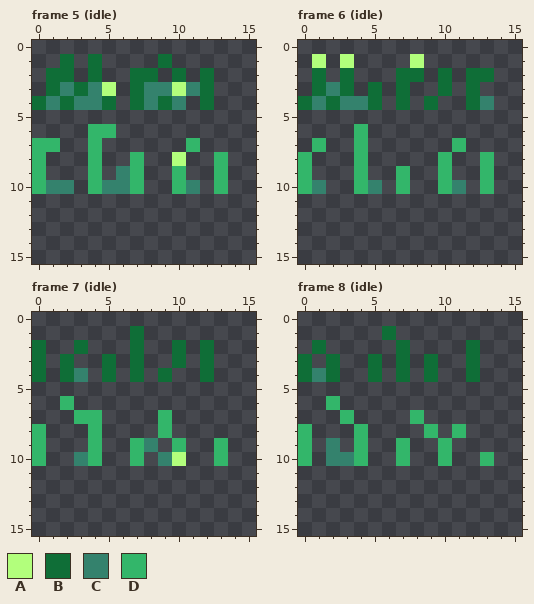
Edited in one commit: pixel-art file (dist/static/assets/aseprite/grass.aseprite). That is the earlier state.
16x16 pixels, 8 frames. Shown: frame 5 (idle), frame 6 (idle), frame 7 (idle), frame 8 (idle). The commit also changed other frames, which this record leaves out.
Palette (. is transparent): A #b2ff7c  B #0f6e37  C #34826d  D #33b66a
Pixels before, frame 5 (idle), first column x 0:
 1 ..B.B....B....
 2 .BB.B..BB.B.B.
 3 .BCBCA.BCCACB.
 4 BCBCCB.BCBC.B.
 5 ..............
 6 ....DD........
 7 DD..D......D..
 8 D...D..D..A..D
 9 D...D.CD..D..D
10 DCC.DCCD..DC.D
Pixels before, frame 6 (idle), first column x 0:
 1 .A.A....A.....
 2 .B.B...BB.B.BB
 3 .BCB.B.B..B.B.
 4 BCBCCB.B.B..BC
 5 ..............
 6 ....D.........
 7 .D..D......D..
 8 D...D.....D..D
 9 D...D..D..D..D
10 DC..DC.D..DC.D
Pixels before, frame 7 (idle), first column x 0:
 1 .......B......
 2 B..B...B..B.B.
 3 B.B..B.B..B.B.
 4 B.BC.B.B.B..B.
 5 ..............
 6 ..D...........
 7 ...DD....D....
 8 D...D....D....
 9 D...D..DC.D..D
10 D..CD..D.CA..D
Pixels before, frame 8 (idle), first column x 0:
 1 ......B.......
 2 .B.....B....B.
 3 B.B..B.B.B..B.
 4 BCB..B.B.B..B.
 5 ..............
 6 ..D...........
 7 ...D....D.....
 8 D...D....D.D..
 9 D.C.D..D..D...
10 D.CCD..D..D..D
After the commit:
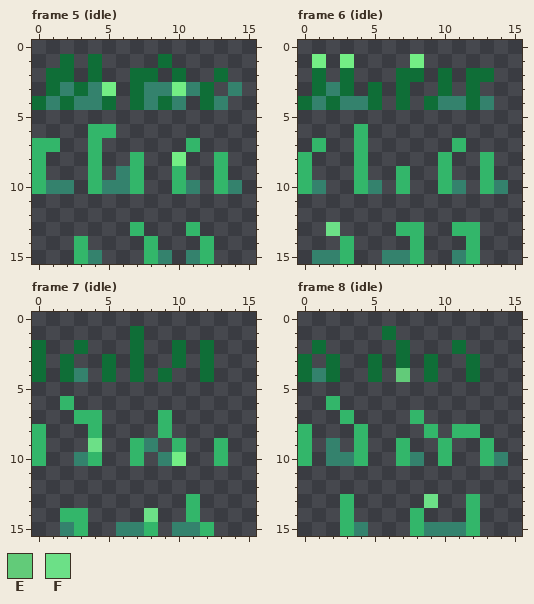
Colours new in this view: E #62cb79  F #6ce087
Change:
colour A: #b2ff7c -> #73ee85
Changed rows in their new state; - is a pixel that keeps its letter.
Frame 5 (idle), layer "Sprite Sheet":
first column x 12:
 2 .B-
 3 --C
 4 -C-
first column x 3:
10 -----------C
13 ----D---D---
14 D----D---D--
15 DC---DC-CD--
Frame 6 (idle), layer "Sprite Sheet":
first column x 10:
 4 CC
first column x 1:
10 -------------C
13 -F----DD--DD--
14 --D----D---D--
15 CCD--CCD--CD--
Frame 7 (idle), layer "Sprite Sheet":
first column x 4:
 9 F
first column x 2:
13 ---------D-
14 DD----F--D-
15 CD--CCD-CCD
Frame 8 (idle), layer "Sprite Sheet":
first column x 7:
 2 ----B.
 4 E-----
first column x 3:
 8 ---------D--
 9 ----------D-
10 -----C-----C
13 D-----F--D--
14 D----D---D--
15 DC---DCCCD--
Pixel boxes of the changes (left, top, right, bottom) in both pictures:
changed: (74, 68, 242, 264)
changed: (312, 54, 466, 110)
added: (312, 180, 508, 264)
changed: (60, 438, 214, 536)
changed: (396, 340, 480, 382)
added: (340, 424, 508, 536)
